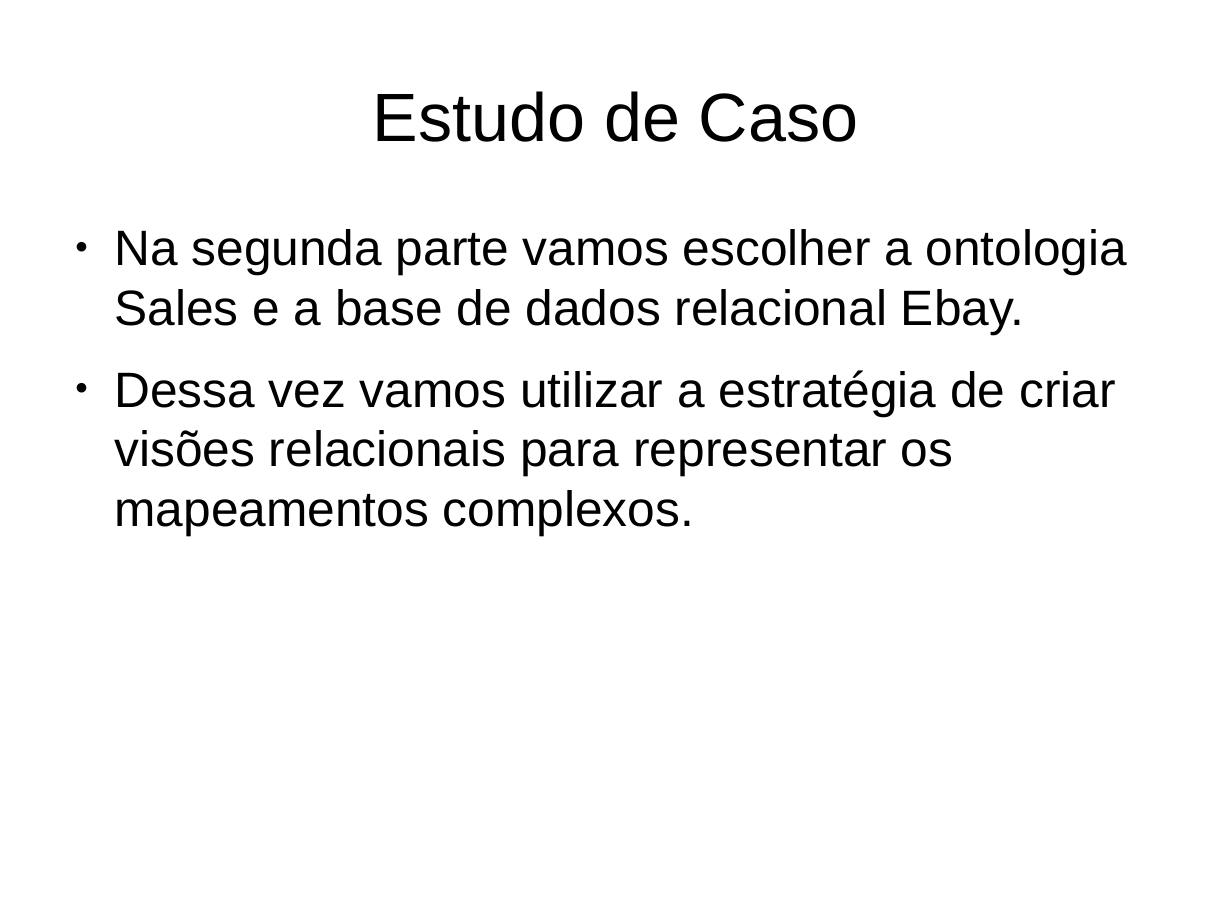
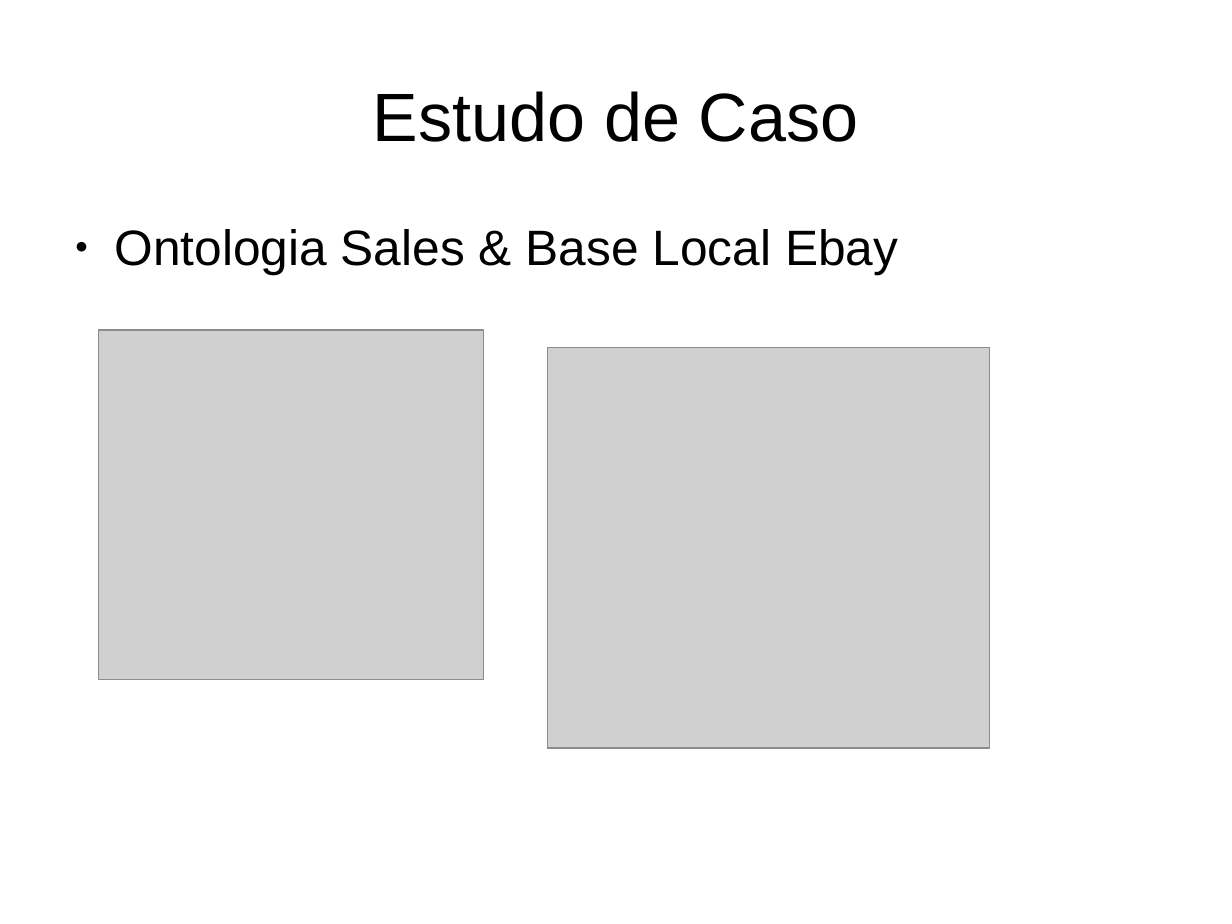
Before and after one commit to luiseufrasio/mestrado-ufc-eufrasio, a slide deck: slide 75 of docs/proposta.odp (slide 43 before the commit). Drawn at 1232x924 pixels with LibreOffice and Linux fonts; fonts in the diff are those of the drawing; grey boxes stand for pictures. Boxes give left, top, right and bottom in pixels: in the first picture for what was removed or moved away, otherwise in the second. Text is boxed around its words. In the diff, an @@ line names an element or a change of style, - is before the commit and + after.

```diff
--- a/docs/proposta.odp
+++ b/docs/proposta.odp
@@ text at bbox=[114, 229, 898, 275]: text changed @@
-● Na segunda parte vamos escolher a ontologia Sales e a base de dados relacional Ebay.
-● Dessa vez vamos utilizar a estratégia de criar visões relacionais para representar os mapeamentos complexos.
+● Ontologia Sales & Base Local Ebay
@@ picture added at bbox=[98, 330, 484, 680] @@
@@ picture added at bbox=[548, 348, 991, 748] @@
```
Also in this commit, not shown: 25 other slides changed, 42 slides added, 9 slides removed.
